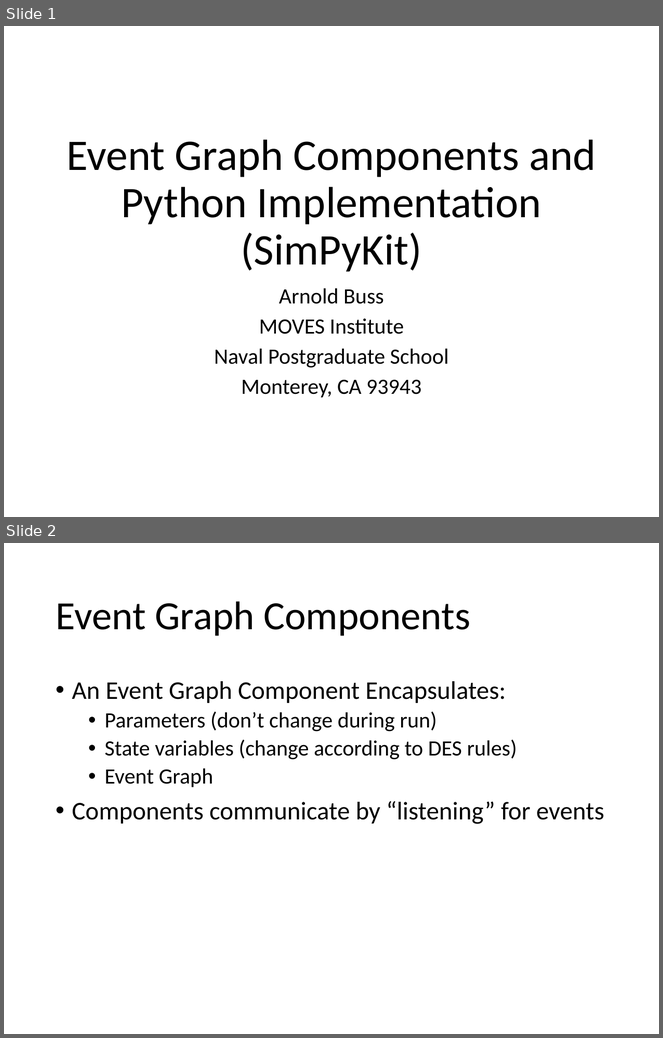
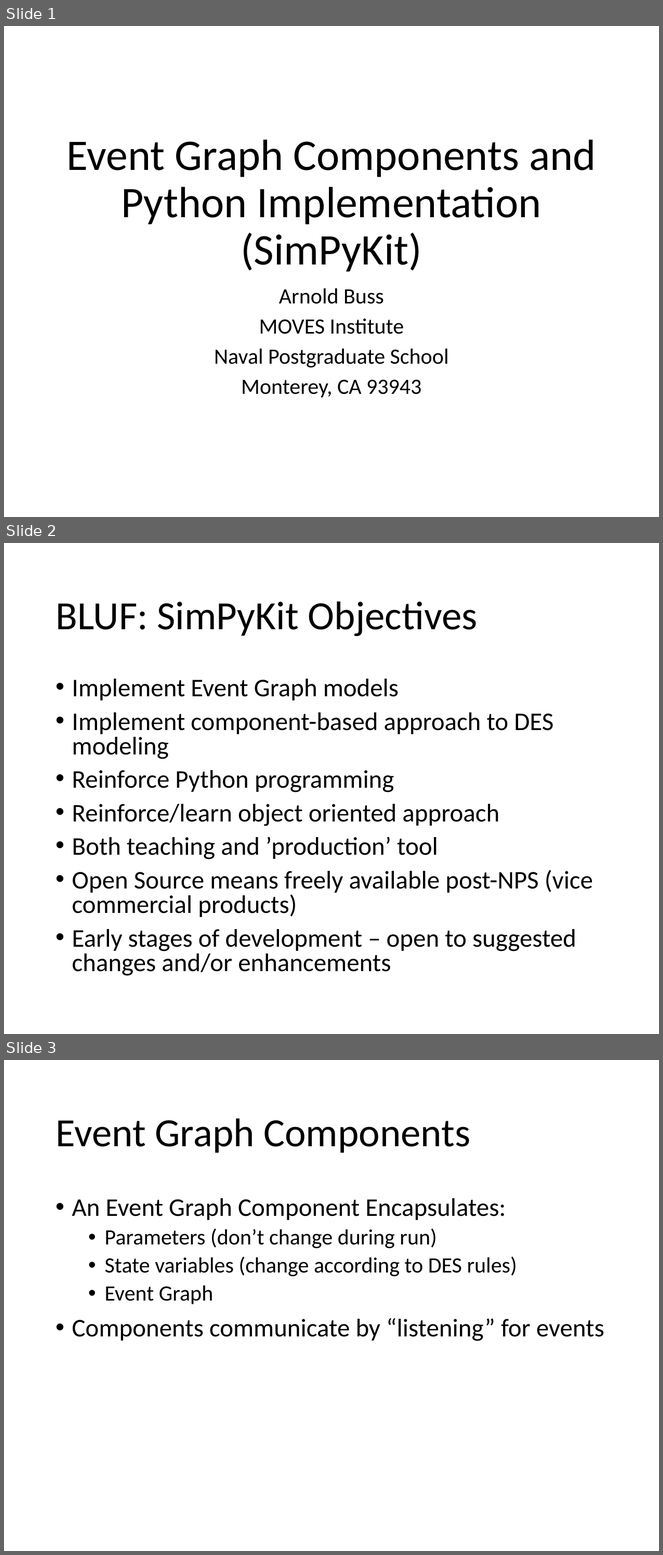
Before and after one commit to ahbuss/DESModeling, a slide deck: SimPyKit.pptx. Shown one above the other, each under a label of ours: slides 1 and 2 before the commit, slides 1, 2 and 3 after it. The pictures are 663x1038 and 663x1555 pixels, drawn with LibreOffice and Linux fonts; fonts in the diff are those of the drawing. Boxes give left, top, right and bottom in pixels: in the first picture for what was removed or moved away, otherwise in the second. Text is boxed around its words. In the diff, an @@ line names an element or a change of style, - is before the commit and + after.

```diff
--- a/SimPyKit.pptx
+++ b/SimPyKit.pptx
@@ slide 2 added at (4,543,659,1034), background #FFFFFF @@
@@ title added at (55,601,478,637), 44 pt, text #000000 @@
+BLUF: SimPyKit Objectives
@@ text added at (72,679,593,976), 28 pt, text #000000 @@
+• Implement Event Graph models
+• Implement component-based approach to DES modeling
+• Reinforce Python programming
+• Reinforce/learn object oriented approach
+• Both teaching and ’production’ tool
+• Open Source means freely available post-NPS (vice commercial products)
+• Early stages of development – open to suggested changes and/or enhancements
@@ what was slide 2 is now slide 3 @@
```
Also in this commit, not shown: 1 slide changed, 2 other slides added, 3 other files.
